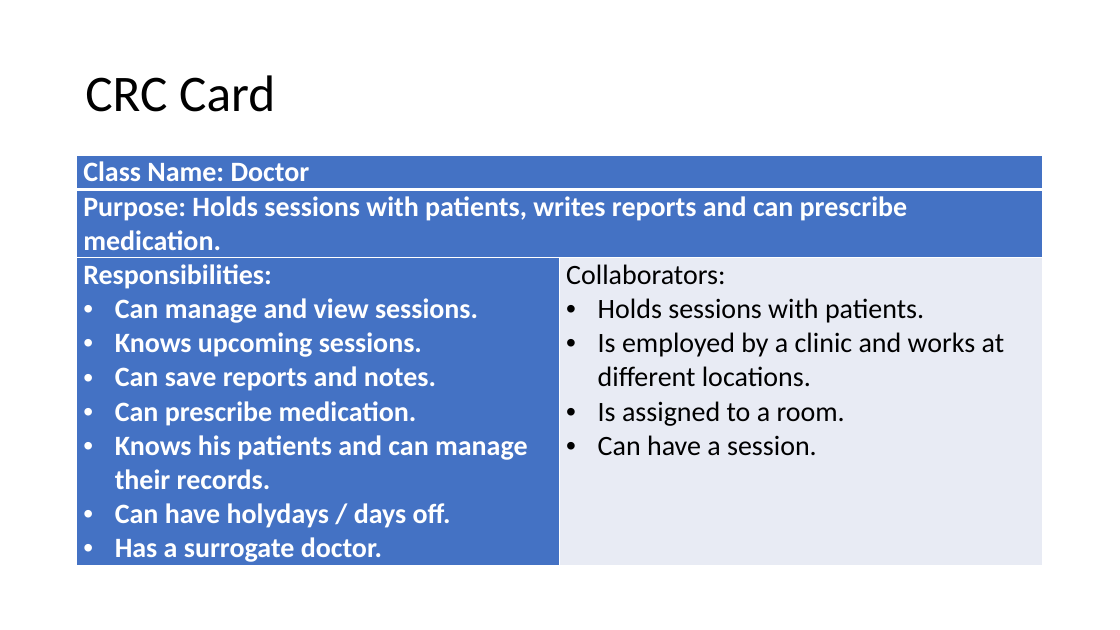
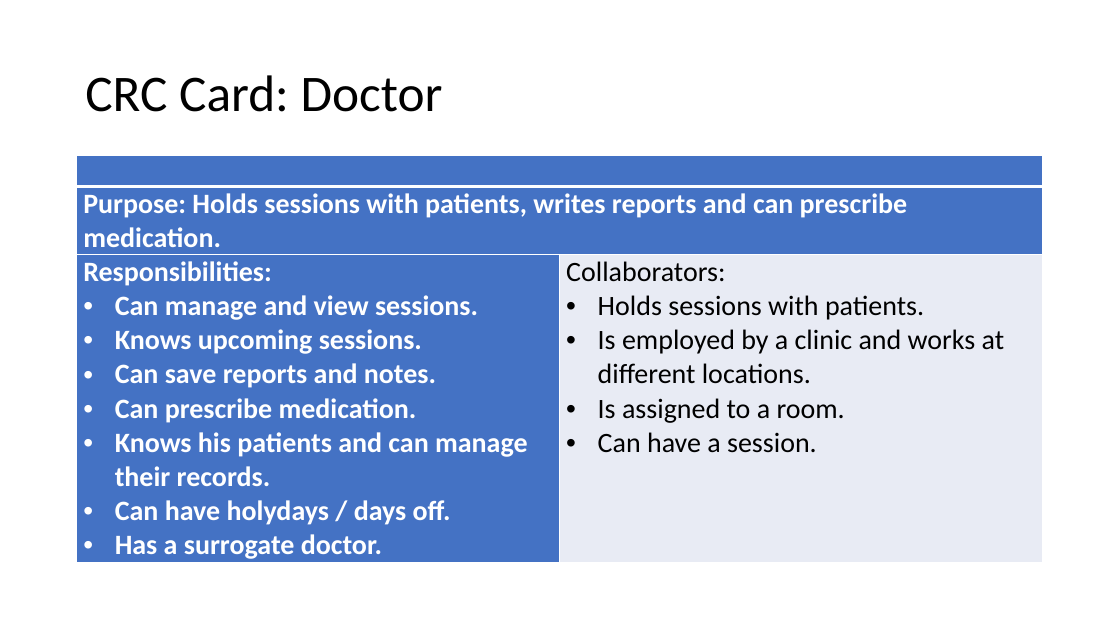
Before and after one commit to AdrianAulbach/CS1, a slide deck: slide 4 of docs/CS1/task07/Presentation_Task_7.pptx. Drawn at 1120x630 pixels with LibreOffice and Linux fonts; fonts in the diff are those of the drawing. Boxes give left, top, right and bottom in pixels: in the first picture for what was removed or moved away, otherwise in the second. Text is boxed around its words. In the diff, an @@ line names an element or a change of style, - is before the commit and + after.

```diff
--- a/docs/CS1/task07/Presentation_Task_7.pptx
+++ b/docs/CS1/task07/Presentation_Task_7.pptx
@@ title at [85, 75, 443, 112]: text changed @@
-CRC Card
+CRC Card: Doctor
@@ table at [77, 155, 1044, 563] @@
-row 1, column 1: Class Name: Doctor
+row 1, column 1: 
```
Also in this commit, not shown: 2 other slides changed, 7 slides added, 2 slides removed, 3 other files.
